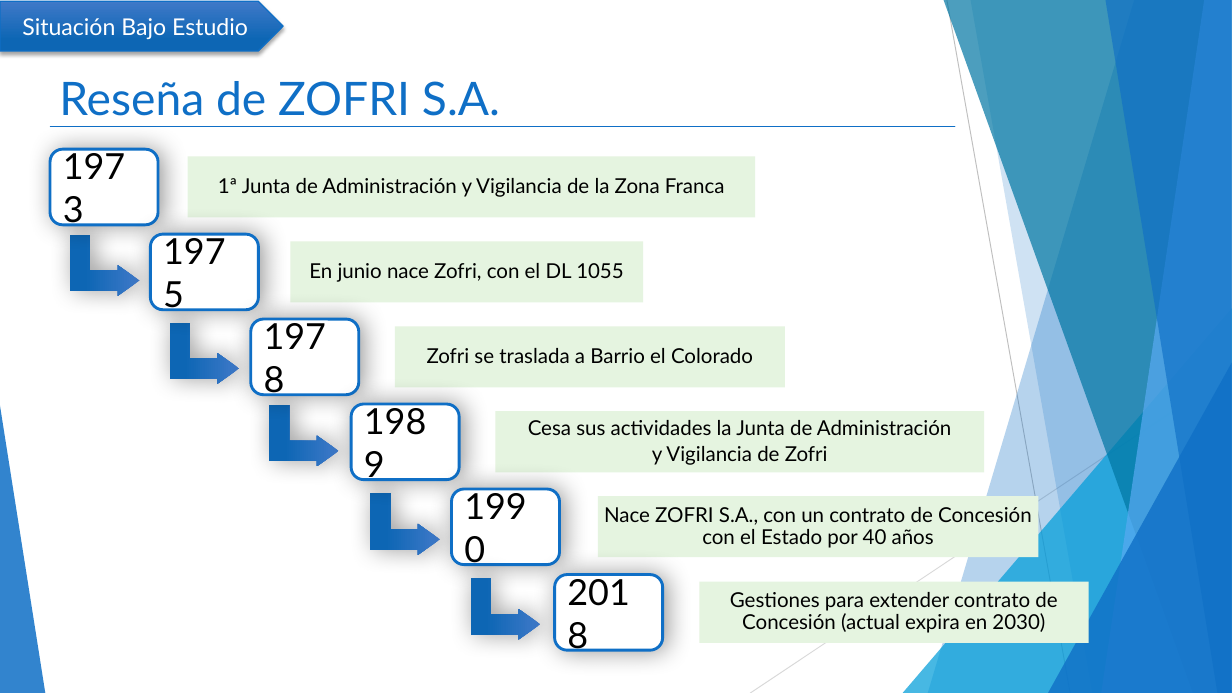
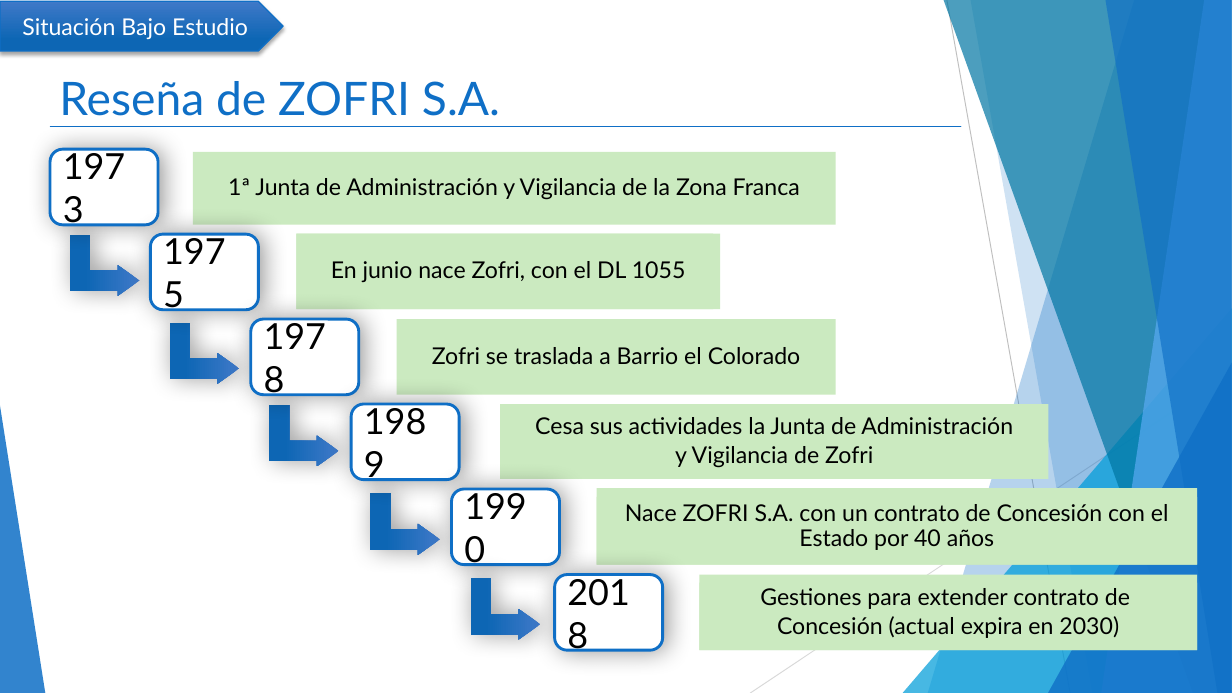
Before and after one commit to mcamara75/tituloUnap, a slide deck: slide 3 of 2018/TT IQQ 2018 Camara y Garay.pptx. Drawn at 1232x693 pixels with LibreOffice and Linux fonts; fonts in the diff are those of the drawing. Boxes give left, top, right and bottom in pixels: in the first picture for what was removed or moved away, otherwise in the second. Text is boxed around its words. In the diff, an @@ line names an element or a change of style, - is before the commit and + after.

```diff
--- a/2018/TT IQQ 2018 Camara y Garay.pptx
+++ b/2018/TT IQQ 2018 Camara y Garay.pptx
@@ line moved from (51, 127) - (955, 127) to (51, 127) - (961, 127) @@
@@ rectangle "1ª Junta de Administración y ...": place and size @@
-rectangle "1ª Junta de Administración y ..." at (188,156,755,217)
+rectangle "1ª Junta de Administración y ..." at (193,152,836,225)
@@ size 16 to 18 pt; fill #E5F4E0 to #CBEAC0 in 4 elements at (396,319,836,395), (500,404,1048,479), (193,152,836,225), (297,234,721,310) @@
@@ rectangle "En junio nace Zofri, con ...": place and size @@
-rectangle "En junio nace Zofri, con ..." at (290,241,643,302)
+rectangle "En junio nace Zofri, con ..." at (297,234,721,310)
@@ rectangle added at (297,234,714,310), fill #CBEAC0 @@
@@ rectangle "Zofri se traslada a Barrio ...": place and size @@
-rectangle "Zofri se traslada a Barrio ..." at (395,326,785,387)
+rectangle "Zofri se traslada a Barrio ..." at (396,319,836,395)
@@ rectangle "Cesa sus actividades la Junta ...": place and size @@
-rectangle "Cesa sus actividades la Junta ..." at (495,411,984,472)
+rectangle "Cesa sus actividades la Junta ..." at (500,404,1048,479)
@@ rectangle added at (500,404,913,479), fill #CBEAC0 @@
@@ rectangle "Nace ZOFRI S.A. con un ..." at (597,488,1198,565): fill #E5F4E0 to #CBEAC0 @@
@@ rectangle "Nace ZOFRI S.A. con un ...": place and size @@
-rectangle "Nace ZOFRI S.A. con un ..." at (598,496,1039,557)
+rectangle "Nace ZOFRI S.A. con un ..." at (597,488,1198,565)
@@ rectangle added at (597,497,1198,565), fill #CBEAC0 @@
@@ text in rectangle at (625,504,1169,550): text changed; size 16 to 18 pt @@
-  Nace ZOFRI S.A., con un contrato de Concesión con el Estado por 40 años
+  Nace ZOFRI S.A. con un contrato de Concesión con el Estado por 40 años
@@ rectangle "Gestiones para extender contrato de": place and size @@
-rectangle "Gestiones para extender contrato de" at (700,582,1089,643)
+rectangle "Gestiones para extender contrato de" at (700,575,1198,651)
@@ rectangle "Gestiones para extender contrato de" at (700,575,1198,651): fill #E5F4E0 to #CBEAC0 @@
@@ rectangle added at (700,582,1198,650), fill #CBEAC0 @@
@@ text in rectangle at (760,588,1130,638): text changed; size 16 to 18 pt @@
-  Gestiones para extender contrato de Concesión (actual expira en 2030)
+  Gestiones para extender contrato de
+  Concesión (actual expira en 2030)
```
Also in this commit, not shown: 16 other slides changed.
